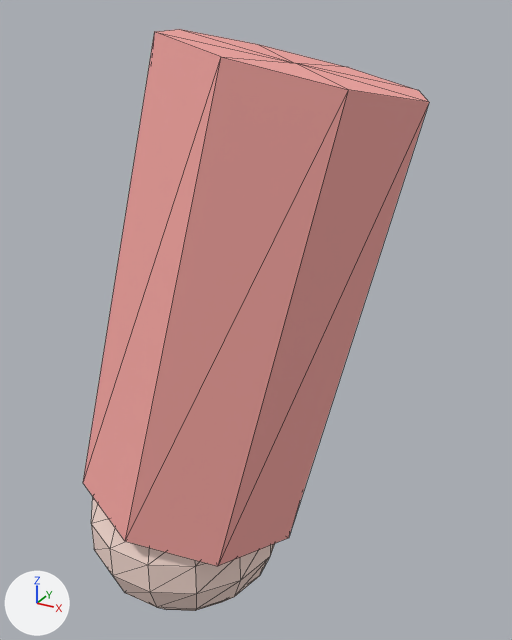
The glTF model art/meshes/statues/gnome/LeftArm.glb, before and after one commit.
One viewpoint serves both versions: a camera (50 mm lens) standing at (0.829, -1.714, 0.886) and looking at (-0.113, 0.0, 0.029). Lighting does not change. The marker at lower left points along +X, +Y and +Z. The picture after the commit comes second. Mesh edges are drawn as thin lines. Where no turn or scale is listed for an object, it has been applied to the vertices.

Before the edit, the objects in view are built like this:
```python
mat_material_0 = principled_material('Material_0')
mat_material_0.base_color = (0.929, 0.384, 0.361)  # pink #f7a7a2
mat_material_0.metallic = 0.01
mat_material_0.roughness = 0.78
mat_material_1 = principled_material('Material_1')
mat_material_1.base_color = (0.937, 0.718, 0.647)  # pale pink #f8dcd2
mat_material_1.metallic = 0.01
mat_material_1.roughness = 0.78
me_mitten = bpy.data.meshes.new('mitten')
me_mitten.from_pydata(...)  # a UV sphere (14 segments, 9 rings, poles along z) spanning x -0.615..0.015, y -0.447..0.167, z -0.96..-0.36
me_mitten.materials.append(mat_material_1)  # pale pink #f8dcd2
me_sleeve = bpy.data.meshes.new('sleeve')
me_sleeve.from_pydata(...)  # 18 vertices, 32 faces; spans x -0.632..0.352, y -0.478..0.358, z -0.626..0.836
me_sleeve.materials.append(mat_material_0)  # pink #f7a7a2
ob_mitten = bpy.data.objects.new('mitten', me_mitten)
ob_mitten.location = (0.0, 0.0, 0.0)
ob_sleeve = bpy.data.objects.new('sleeve', me_sleeve)
ob_sleeve.location = (0.0, 0.0, 0.0)
```
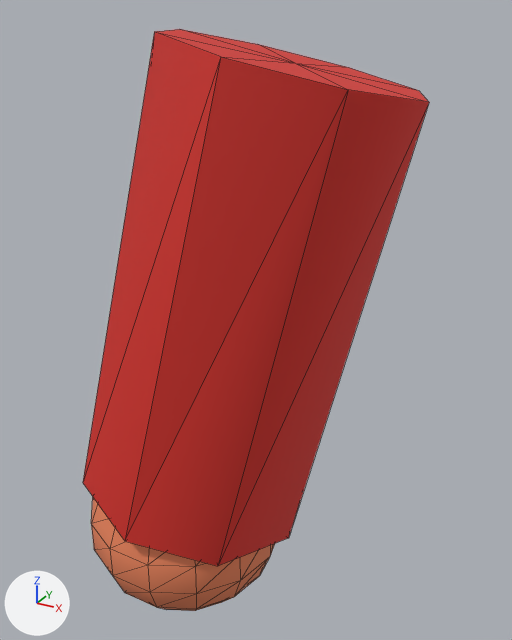
Where the change shows, as pixel boxes (x1, y1, x2, y2) in the pictures (512 x 640 px):
'sleeve', recoloured (pink to red): (83, 29, 429, 566) in both
'mitten', recoloured (pale pink to orange): (91, 498, 275, 611) in both

Patch to the scene script:
```diff
--- a/art/meshes/statues/gnome/LeftArm.glb.py
+++ b/art/meshes/statues/gnome/LeftArm.glb.py
@@ mat_material_0 @@
 mat_material_0 = principled_material('Material_0')
-mat_material_0.base_color = (0.929, 0.384, 0.361)  # pink #f7a7a2
+mat_material_0.base_color = (0.711, 0.0331, 0.0245)  # red #db332b
 mat_material_0.metallic = 0.01
@@ mat_material_1 @@
 mat_material_1 = principled_material('Material_1')
-mat_material_1.base_color = (0.937, 0.718, 0.647)  # pale pink #f8dcd2
+mat_material_1.base_color = (0.848, 0.243, 0.113)  # orange #ed875e
 mat_material_1.metallic = 0.01
```
